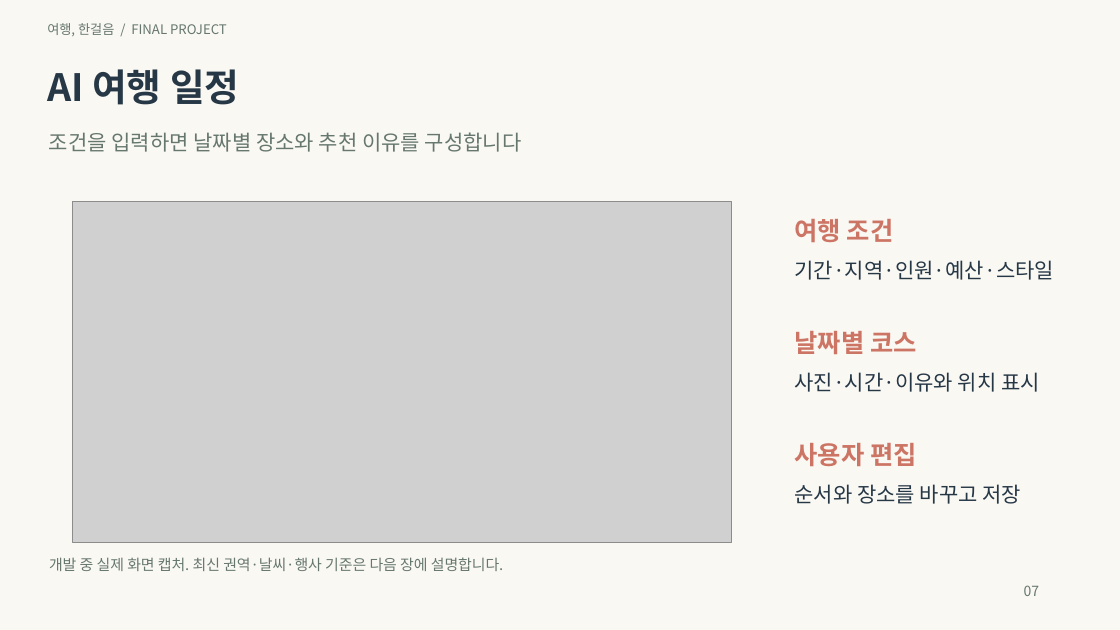
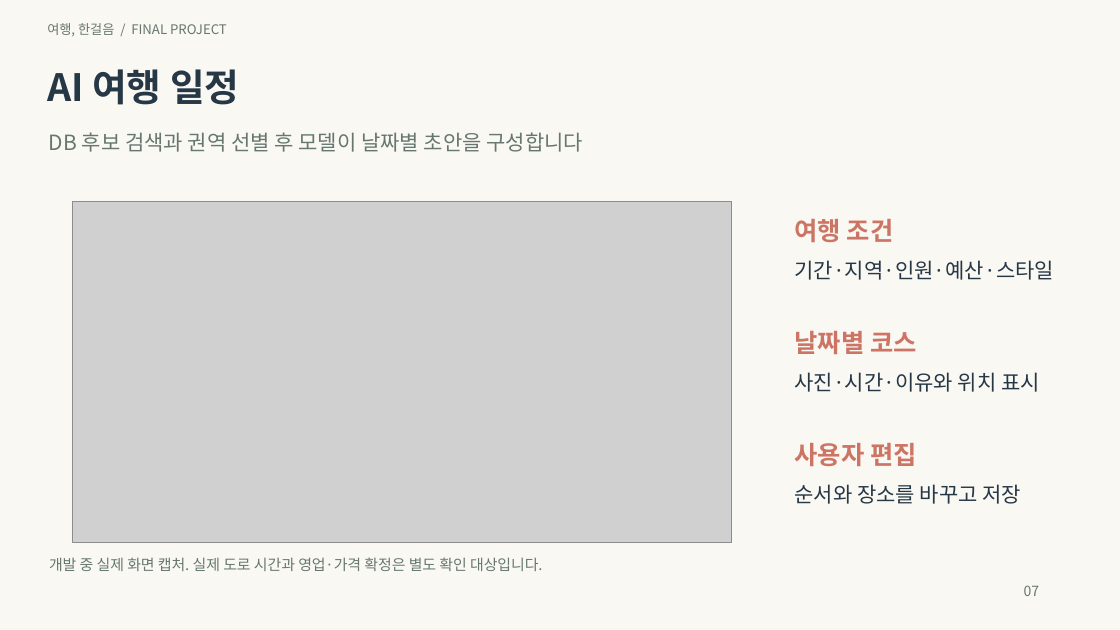
Before and after one commit to inyoung7-lab/AI-Travel-Planner, a slide deck: slide 7 of deliverables/final-project-20261025/04_프로젝트_기획발표.pptx. Drawn at 1120x630 pixels with LibreOffice and Linux fonts; fonts in the diff are those of the drawing; grey boxes stand for pictures. Boxes give left, top, right and bottom in pixels: in the first picture for what was removed or moved away, otherwise in the second. Text is boxed around its words. In the diff, an @@ line names an element or a change of style, - is before the commit and + after.

```diff
--- a/deliverables/final-project-20261025/04_프로젝트_기획발표.pptx
+++ b/deliverables/final-project-20261025/04_프로젝트_기획발표.pptx
@@ text at (49, 132, 584, 152): text changed @@
-조건을 입력하면 날짜별 장소와 추천 이유를 구성합니다
+DB 후보 검색과 권역 선별 후 모델이 날짜별 초안을 구성합니다
@@ text at (49, 557, 542, 571): text changed @@
-개발 중 실제 화면 캡처. 최신 권역·날씨·행사 기준은 다음 장에 설명합니다.
+개발 중 실제 화면 캡처. 실제 도로 시간과 영업·가격 확정은 별도 확인 대상입니다.
```
Also in this commit, not shown: 14 other slides changed, 1 slide added, 1 slide removed, 6 other files.
